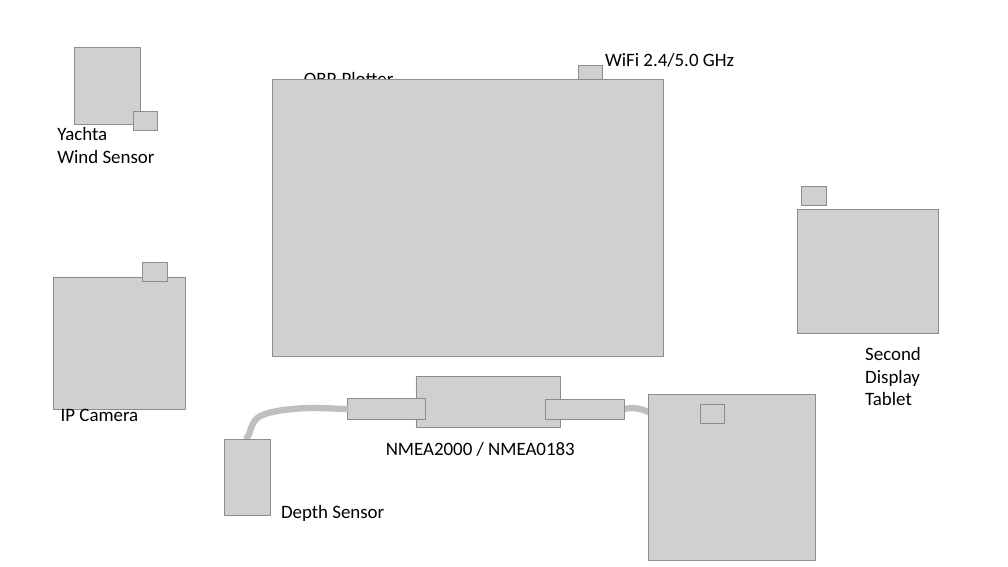
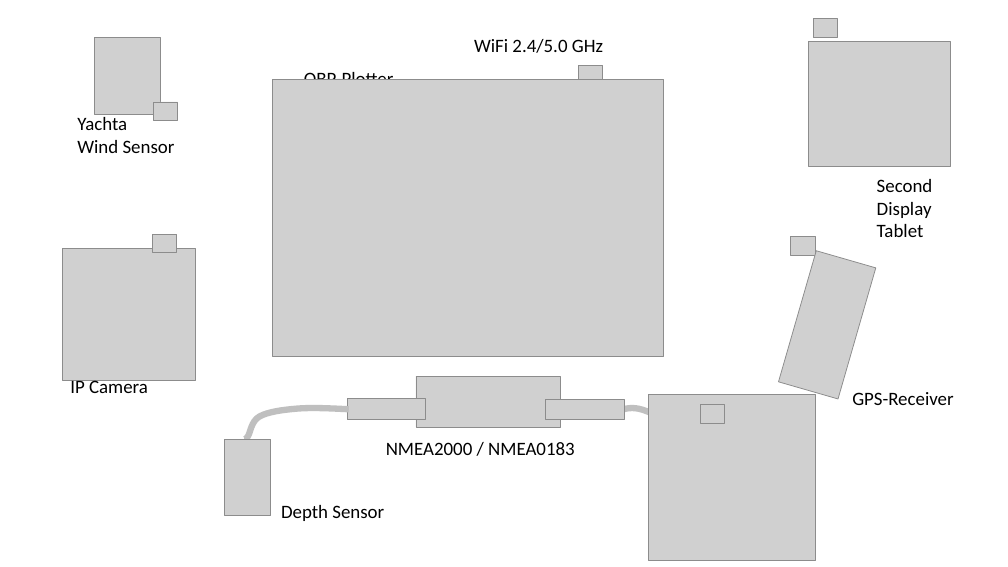
Before and after one commit to norbert-walter/obp-plotter-v4-info, a slide deck: slide 1 of docs/pics/Use_Case_3.pptx. Drawn at 1008x567 pixels with LibreOffice and Linux fonts; fonts in the diff are those of the drawing; grey boxes stand for pictures. Boxes give left, top, right and bottom in pixels: in the first picture for what was removed or moved away, otherwise in the second. Text is boxed around its words. In the diff, an @@ line names an element or a change of style, - is before the commit and + after.

Commit message:
Changes

```diff
--- a/docs/pics/Use_Case_3.pptx
+++ b/docs/pics/Use_Case_3.pptx
@@ picture: place and size @@
-picture at bbox=[802, 187, 826, 206]
+picture at bbox=[813, 19, 837, 38]
@@ text "WiFi 2.4/5.0 GHz": place and size @@
-text "WiFi 2.4/5.0 GHz" at bbox=[605, 53, 734, 67]
+text "WiFi 2.4/5.0 GHz" at bbox=[474, 39, 603, 53]
@@ picture: place and size @@
-picture at bbox=[798, 209, 939, 334]
+picture at bbox=[809, 42, 951, 166]
@@ 2 pictures, 1 text: place and size @@
-2 pictures, 1 text at bbox=[57, 48, 157, 163]
+2 pictures, 1 text at bbox=[77, 38, 178, 153]
@@ text "Second": place and size @@
-text "Second" at bbox=[865, 347, 921, 405]
+text "Second" at bbox=[877, 179, 933, 237]
@@ picture added at bbox=[791, 237, 815, 256] @@
@@ picture added at bbox=[779, 251, 876, 399] @@
@@ 2 pictures, 1 text: place and size @@
-2 pictures, 1 text at bbox=[53, 262, 185, 426]
+2 pictures, 1 text at bbox=[63, 234, 195, 393]
@@ text added at bbox=[852, 392, 953, 405], 18 pt, text #000000 @@
+GPS-Receiver
```
